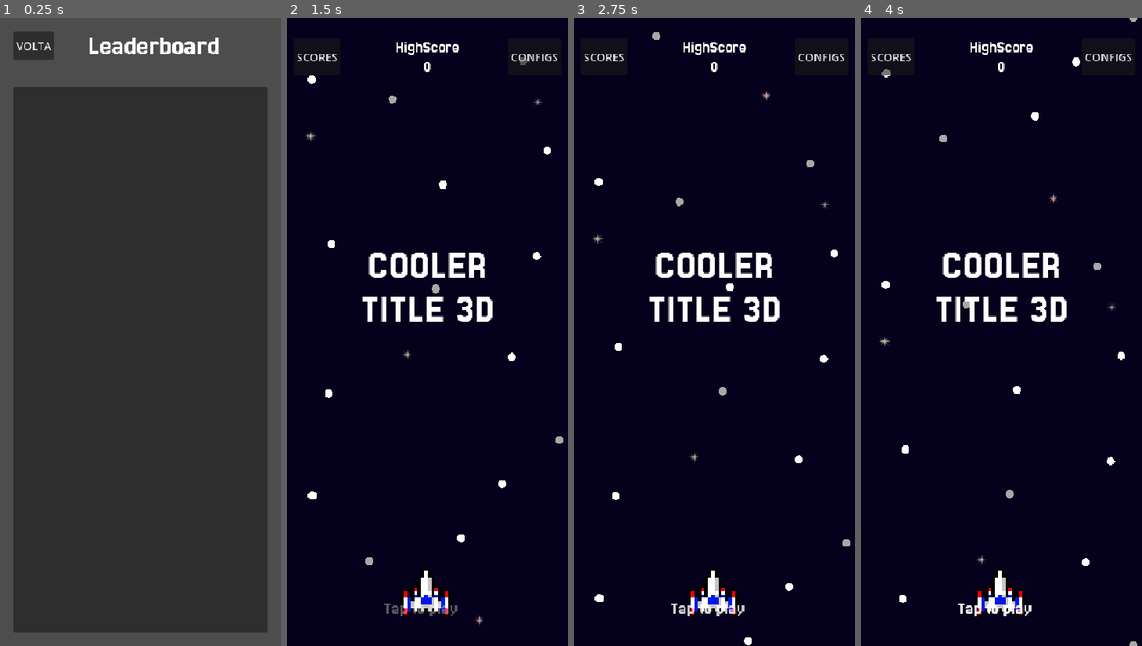
Above: before the commit, frames 1-4 (left to right).
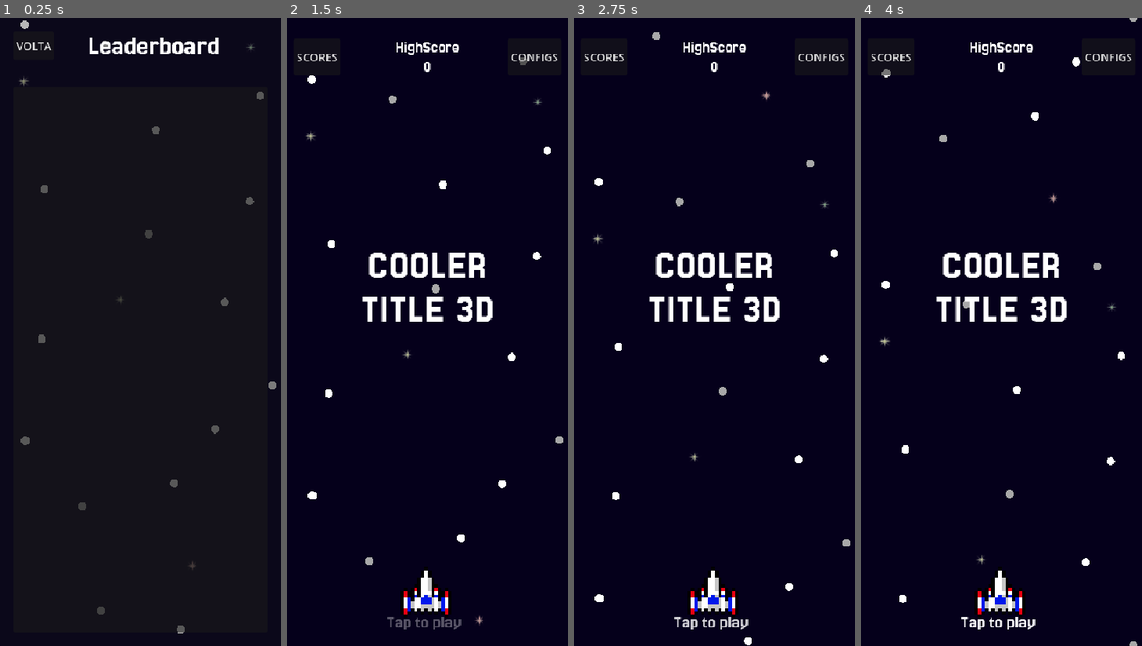
Above: after the commit, the same moments.

Repository: Juawo/space-shooter
Game: Godot game, scene res://scenes/ui/Leaderboard/leaderboard.tscn
The game is run twice, just before and just after one commit, with the same random seed, the same clock (stepped at 60 frames per second) and the same inputs. This scene is started directly instead of the project's main scene. The engine's default icon, where the game draws it, is replaced by a stand-in: a white triangle on a blue panel in a dark square.
Inputs:
- Up to frame 1 (0.25 s): no input
- Up to frame 2 (1.5 s): click "VOLTA" at 0.5 s; tap Enter at 1.25 s; hold Right (ui_right) from 1.28 s (still down)
- Up to frame 3 (2.75 s): tap Enter at 2 s; release Right (ui_right) at 2.03 s; hold Left (ui_left) from 2.03 s (still down)
- Up to frame 4 (4 s): tap Enter at 2.75, 3.5 s; release Left (ui_left) at 2.78 s; hold Right (ui_right) from 2.78 s (still down)

The runs differ from the first frame. In frame 1, 99% of the frame differs, in the area x 0-100%, y 0-100%; in frame 2, 0.4%; in frame 3, 0.4%; in frame 4, 0.4%.

Commit message:
Adjust player position in game world and enhance leaderboard UI with background and panel nodes

Diff:
--- a/scenes/game/gameWorld/game_world.tscn
+++ b/scenes/game/gameWorld/game_world.tscn
@@ -13,7 +13,7 @@
 [node name="background" parent="." instance=ExtResource("1_r2iep")]
 
 [node name="Player" parent="." instance=ExtResource("2_lcs20")]
-position = Vector2(204, 840)
+position = Vector2(196, 840)
 
 [node name="EnemiesSpawner" parent="." instance=ExtResource("4_uepgv")]
 
--- a/scenes/ui/Leaderboard/leaderboard.tscn
+++ b/scenes/ui/Leaderboard/leaderboard.tscn
@@ -1,7 +1,8 @@
-[gd_scene load_steps=3 format=3 uid="uid://c3hvl54is461g"]
+[gd_scene load_steps=4 format=3 uid="uid://c3hvl54is461g"]
 
 [ext_resource type="FontFile" uid="uid://d30hgfkq7jl3v" path="res://assets/ui/fonts/Jersey_25/Jersey25-Regular.ttf" id="1_56s4t"]
 [ext_resource type="Script" uid="uid://bsx2i8a6wuf2h" path="res://scripts/ui/Leaderboard/leaderboard.gd" id="1_eprmh"]
+[ext_resource type="PackedScene" uid="uid://set2xcrxaxm8" path="res://scenes/game/background/background.tscn" id="3_eprmh"]
 
 [node name="Leaderboard" type="Control"]
 process_mode = 3
@@ -12,6 +13,17 @@
 grow_horizontal = 2
 grow_vertical = 2
 script = ExtResource("1_eprmh")
+
+[node name="background" parent="." instance=ExtResource("3_eprmh")]
+
+[node name="Panel" type="Panel" parent="."]
+modulate = Color(1, 1, 1, 0.5254902)
+layout_mode = 1
+anchors_preset = 15
+anchor_right = 1.0
+anchor_bottom = 1.0
+grow_horizontal = 2
+grow_vertical = 2
 
 [node name="MarginContainer" type="MarginContainer" parent="."]
 layout_mode = 1
--- a/scenes/ui/MainMenu/main_menu.tscn
+++ b/scenes/ui/MainMenu/main_menu.tscn
@@ -33,7 +33,7 @@
 "times": PackedFloat32Array(0, 0.3, 0.56666666),
 "transitions": PackedFloat32Array(2, 1, 1),
 "update": 0,
-"values": [Vector2(0, 850), Vector2(0, 835), Vector2(0, 950)]
+"values": [Vector2(5, 870), Vector2(5, 835), Vector2(5, 950)]
 }
 tracks/1/type = "value"
 tracks/1/imported = false
@@ -194,9 +194,10 @@
 [node name="instruction" type="Label" parent="MarginContainer/VBoxContainer/InstructionWrapper"]
 top_level = true
 layout_mode = 0
-offset_top = 850.0
-offset_right = 392.0
-offset_bottom = 877.0001
+offset_left = 5.0
+offset_top = 860.0
+offset_right = 397.0
+offset_bottom = 887.0001
 size_flags_vertical = 10
 mouse_filter = 1
 theme_override_fonts/font = ExtResource("1_ift2n")
